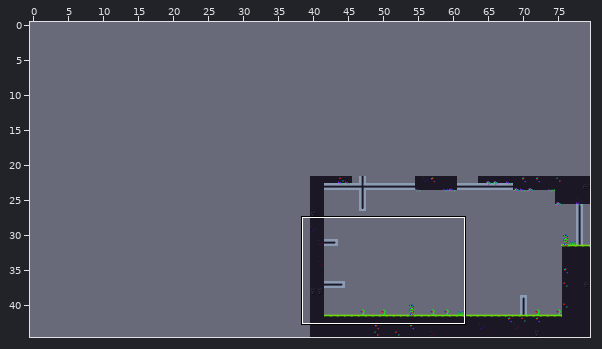
LDtk project, stored at scenes/levels/levels.ldtk. The picture above shows the old version from afar; the outline marks the close-up.
Close-up. Earlier state:
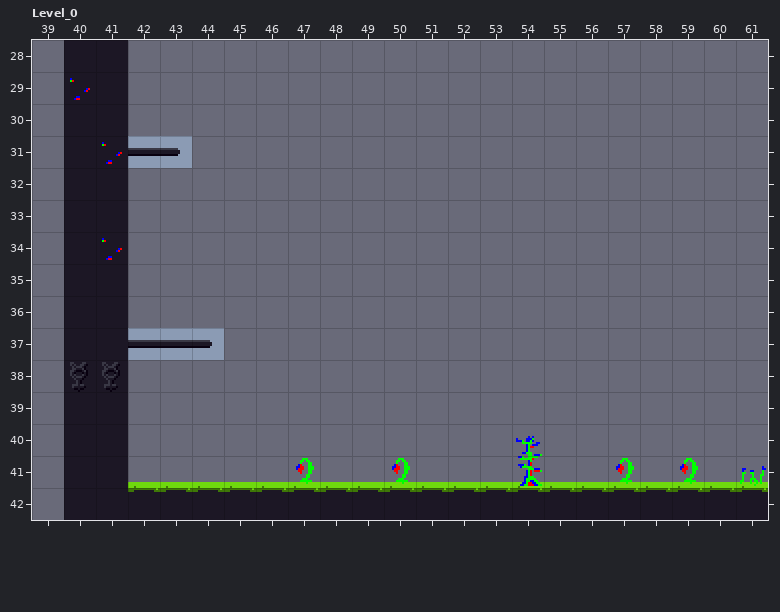
Cells are 16x16 px. Shown: Level_0 x 39..61, y 28..42. The commit also changed other parts of the map, which this record leaves out. The old version is drawn lined up with the new one.
The result:
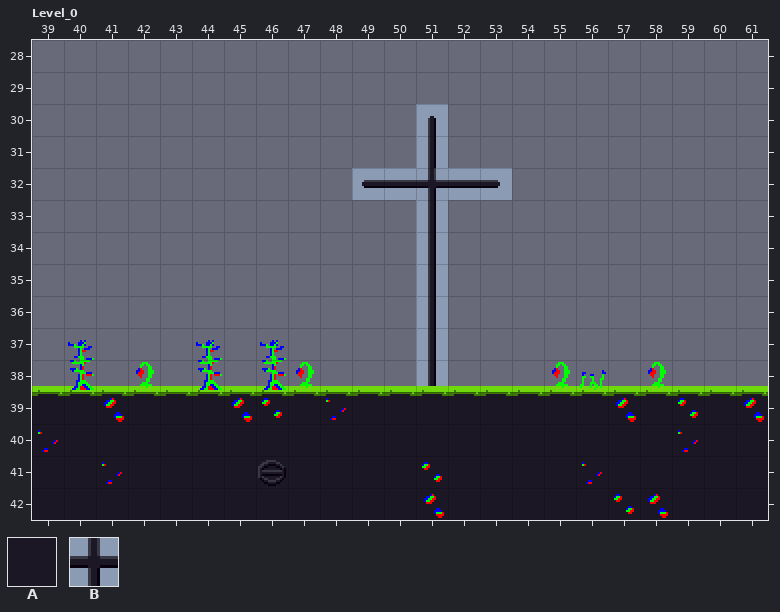
Key: from "Ground": A 1 "Ground", B 2 "poles".
_ is an empty cell.
Changes in this commit:
map size 40x22 -> 80x45 cells (old content now starts at 40,22; both pictures use the new coordinates)
Layer "Ground":
Tile A is added in rows 39 to 41 at x 39 and 42 to 61; in row 42 at x 39.
Tile B is added in rows 30 to 31 at x 51; in row 32 at x 49 to 53; in rows 33 to 38 at x 51.
The edit erases tile A in rows 28 to 38 at x 40 to 41.
The edit erases tile B in row 31 at x 42 to 43; in row 37 at x 42 to 44.
